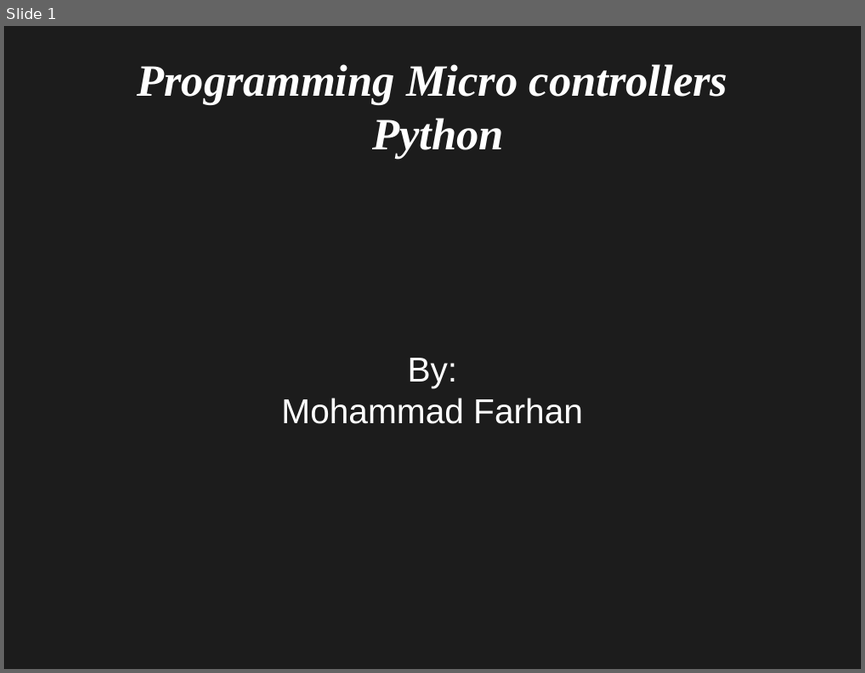
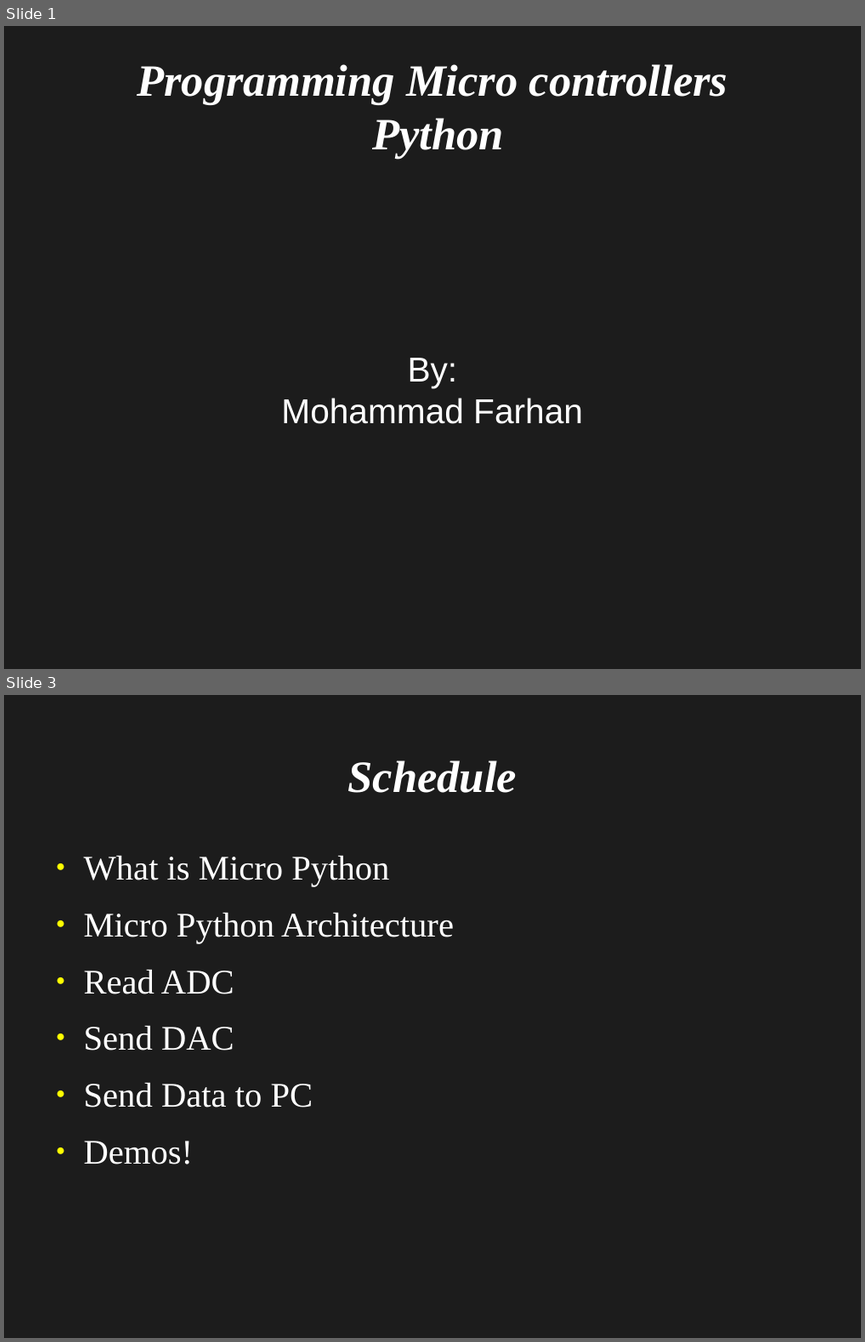
Before and after one commit to mfarhan12/micro-python, a slide deck: Introduction to Micro Python.odp. Shown one above the other, each under a label of ours: slide 1 before the commit, slides 1 and 3 after it; the slides between them are not shown. The pictures are 865x673 and 865x1342 pixels, drawn with LibreOffice and Linux fonts; fonts in the diff are those of the drawing. Boxes give left, top, right and bottom in pixels: in the first picture for what was removed or moved away, otherwise in the second. Text is boxed around its words. In the diff, an @@ line names an element or a change of style, - is before the commit and + after.

Commit message:
added what is micro python slide

```diff
--- a/Introduction to Micro Python.odp
+++ b/Introduction to Micro Python.odp
@@ slide 3 added at [4,695,861,1338], background #1C1C1C @@
@@ title added at [348,760,517,793], 41.4 pt, text #FFFFFF, bold, italic @@
+Schedule
@@ text added at [84,855,454,1164], 32 pt, text #FFFFFF @@
+● What is Micro Python
+● Micro Python Architecture
+● Read ADC
+● Send DAC
+● Send Data to PC
+● Demos!
```
Also in this commit, not shown: 1 slide changed, 1 other slide added, 1 slide removed.
